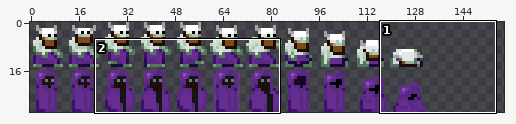
Sprite sheet -- core/src/main/assets/sprites/warlock.png. Above: a wide view before the commit, with the close-up outlined.
Close-up. First the earlier version:
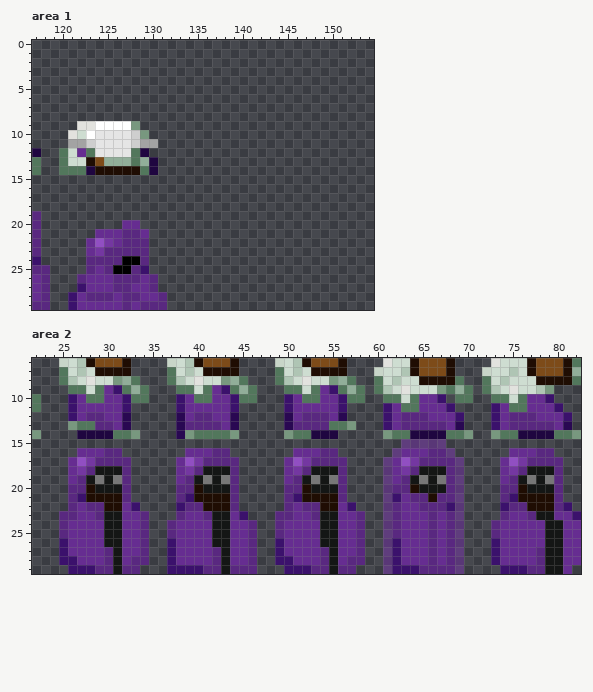
The file is 256x30 pixels. Shown: area 1: x 117..154, y 0..29; area 2: x 22..82, y 6..29. The wide view leaves out empty margins.
The same view after the edit:
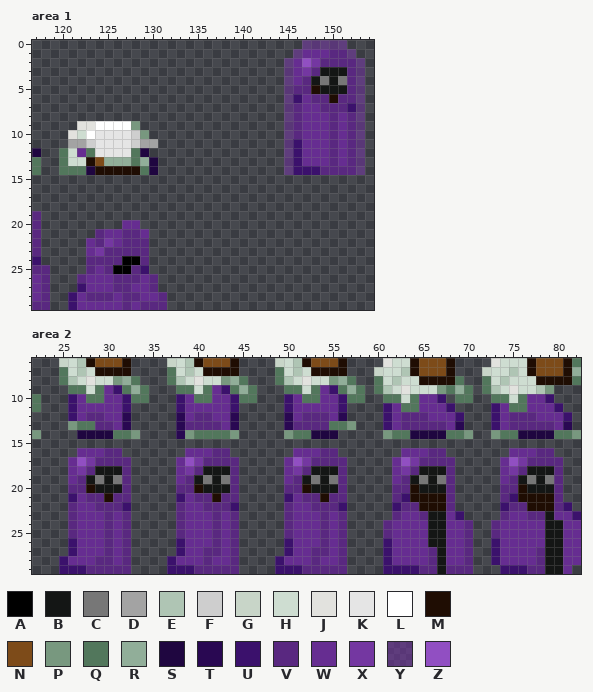
Palette (. is transparent): A #000000  B #141615  C #777777  D #a3a3a3  E #afc5b4  F #cecece  G #c8d5c8  H #ceddd1  J #e2e2de  K #e5e5e5  L #ffffff  M #1f0d03  N #7d4b19  P #78987f  Q #52775c  R #91ae99  S #1f0640  T #290852  U #3b116c  V #592880  W #662d91  X #7437a1  Y #7633a983  Z #914fc2
The edit:
--- area 1
@@ x 143..154 @@
- 0 ............
- 1 ............
- 2 ............
- 3 ............
- 4 ............
- 5 ............
- 6 ............
- 7 ............
- 8 ............
- 9 ............
-10 ............
-11 ............
-12 ............
-13 ............
-14 ............
+ 0 ....YYYYY...
+ 1 ...YWWWVVY..
+ 2 ..YWZXVVVVY.
+ 3 ..YWXVBBBVY.
+ 4 ..YWVBCBCVY.
+ 5 ..YVVMBBBVY.
+ 6 ..YUWVVMVVY.
+ 7 ..YVWWVVVUY.
+ 8 ..YVWWWVWVY.
+ 9 ..YVWWWVWVY.
+10 ..YVWWWVWVY.
+11 ..YUWWWVWVY.
+12 ..YUWWWVWVY.
+13 ..YUWWWVWVY.
+14 ..YUUUVVVVY.
 15 ............
@@ x 122..126 @@
 20 .....
-21 ..WWW
-22 .WZXW
+21 ..VWW
+22 .WVXW
 23 .WXVV
--- area 2
@@ x 22..82 @@
 14 P....SSSSQQP....TPQQQQP.....PQQSSS.....PQQSSSSQQP..PQQSSSSQQP
-15 .........................................YYYYY...............
-16 .....WWWVV.......WWWVV.......WWWVV......YWWWVVY......WWWVV...
-17 ....WZXVVVV.....WZXVVVV.....WZXVVVV....YWZXVVVVY....WZXVVVV..
-18 ....WXVBBBV.....WXVBBBV.....WXVBBBV....YWXVBBBVY....WXVBBBV..
-19 ....WVBCBCV.....WVBCBCV.....WVBCBCV....YWVBCBCVY....WVBCBCV..
-20 ....VVMBBBV.....VVMBBBV.....VVMBBBV....YVVMBBBVY....VVMBBBV..
-21 ....VUMMMMV.....VUMMMMV.....VUMMMMV....YUWVVMVVY....VUMMMMV..
-22 ....VWVVMMWU....UVVMMMV.....VWVVMMWU...YVWWVVVUY....UVVMMMVU.
-23 ...VVWWVBBWWV...VWWVBBWU...VVWWVBBWWV..YVWWWVWVY....VWWVBBWWU
-24 ...VWWWWBBWWV..VWWWWBBWWV..VWWWWBBWWV..YVWWWVWVY...VWWWWWBBWW
-25 ...VWWWWBBWWV..VWWWWBBWWV..VWWWWBBWWV..YVWWWVWVY...VWWWWWBBWW
-26 ...UWWWWBBWWV..UWWWWBBWWV..UWWWWBBWWV..YUWWWVWVY...UWWWWWBBWW
-27 ...UWWWWVBWWV..UWWWWVBWWV..UWWWWVBWWV..YUWWWVWVY...UWWWWVBBWW
-28 ...UUWWWVBWVV..UWWWWVBWWV..UUWWWVBWVV..YUWWWVWVY...UWWWWVBBWW
-29 ....UUUVVBVV...UUUUVVBVVV...UUUVVBVV...YUUUVVVVY....UUUVVBBW.
+15 .............................................................
+16 .....WWWVV.......WWWVV.......WWWVV.......WWWVV.......WWWVV...
+17 ....WZXVVVV.....WZXVVVV.....WZXVVVV.....WZXVVVV.....WZXVVVV..
+18 ....WXVBBBV.....WXVBBBV.....WXVBBBV.....WXVBBBV.....WXVBBBV..
+19 ....WVBCBCV.....WVBCBCV.....WVBCBCV.....WVBCBCV.....WVBCBCV..
+20 ....VVMBBBV.....VVMBBBV.....VVMBBBV.....VVMBBBV.....VVMBBBV..
+21 ....UWVVMVV.....UWVVMVV.....UWVVMVV.....VUMMMMV.....VUMMMMV..
+22 ....VWWVVVU.....VWWVVVU.....VWWVVVU.....UVVMMMV.....UVVMMMVU.
+23 ....VWWWVWV.....VWWWVWV.....VWWWVWV.....VWWVBBWU....VWWVVBWWU
+24 ....VWWWVWV.....VWWWVWV.....VWWWVWV....VWWWWBBWWV..VWWWWWBBWW
+25 ....VWWWVWV.....VWWWVWV.....VWWWVWV....VWWWWBBWWV..VWWWWWBBWW
+26 ....UWWWVWV.....UWWWVWV.....UWWWVWV....UWWWWBBWWV..UWWWWWBBWW
+27 ....UWWWVWV.....UWWVVWV.....UWWVVWV....UWWWWVBWWV..UWWWWVBBWW
+28 ...UWWWVVWV....UWWWVWWV....UWWWVWWV....UWWWWVBWWV..UWWWWVBBWW
+29 ...UUUVVVVV....UUUVVVVV....UUUVVVVV....UUUUVVBVVV...UUUVVBBW.
Boxes around the changes in both close-ups, in picture pixels (x1, y1, x2, y2):
added: (284, 40, 365, 175)
changed: (95, 229, 104, 247)
changed: (59, 439, 473, 574)
changed: (536, 511, 545, 520)
